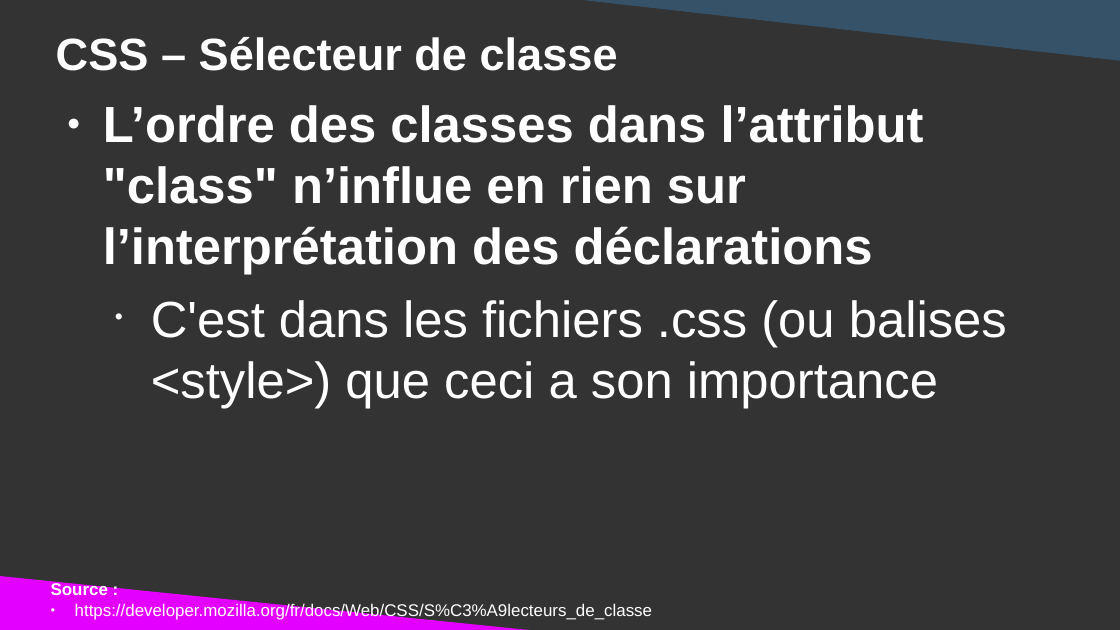
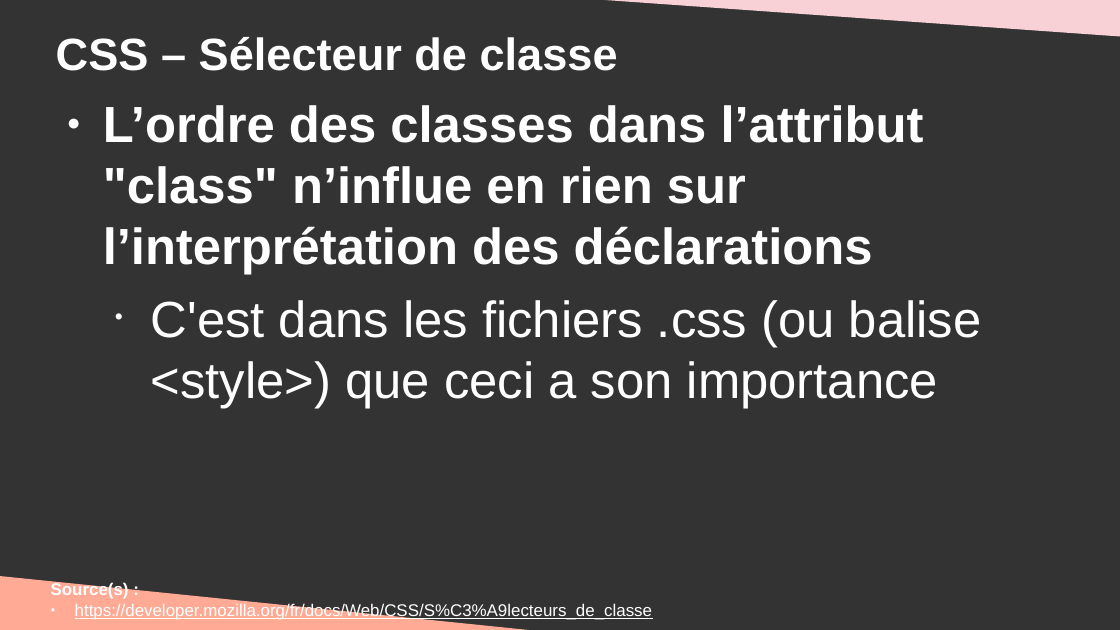
Before and after one commit to DanYellow/cours, a slide deck: slide 45 of integration-web-s1/travaux-pratiques/numero-3/presentation.odp. Drawn at 1120x630 pixels with LibreOffice and Linux fonts; fonts in the diff are those of the drawing. Boxes give left, top, right and bottom in pixels: in the first picture for what was removed or moved away, otherwise in the second. Text is boxed around its words. In the diff, an @@ line names an element or a change of style, - is before the commit and + after.

```diff
--- a/integration-web-s1/travaux-pratiques/numero-3/presentation.odp
+++ b/integration-web-s1/travaux-pratiques/numero-3/presentation.odp
@@ right triangle resized from (x1=542, y1=0, x2=1120, y2=61) to (x1=542, y1=0, x2=1120, y2=37) @@
@@ right triangle at (x1=542, y1=0, x2=1120, y2=37): fill #355269 to #F7D1D5 @@
@@ text at (x1=151, y1=300, x2=982, y2=408): text changed @@
-  • C'est dans les fichiers .css (ou balises <style>) que ceci a son importance
+  • C'est dans les fichiers .css (ou balise <style>) que ceci a son importance
@@ right triangle at (x1=0, y1=576, x2=579, y2=630): fill #E400FF to #FFAA95 @@
@@ text at (x1=51, y1=582, x2=129, y2=599): text changed @@
-Source :
+Source(s) :
@@ text at (x1=75, y1=602, x2=652, y2=620): underline on in "https://developer.mozilla.org/fr/docs/Web/CSS/S%C3%A9lecteur ..." @@
```
Also in this commit, not shown: 48 other slides changed, 1 slide added, 1 slide removed, 3 other files.
